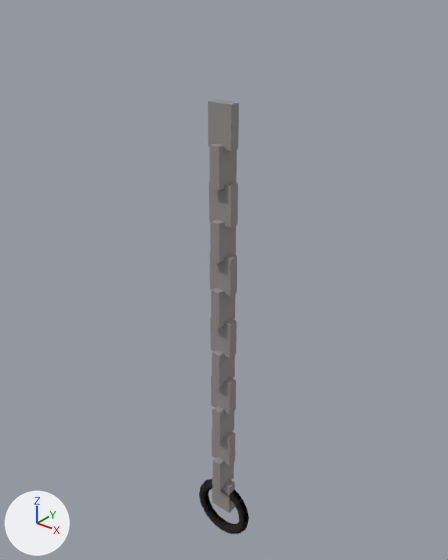
Before and after pictures for a commit that changed the glTF model assets/models/door_chain.gltf.
Rendered twice from a camera (50 mm lens) standing at (0.289, -0.375, 0.479) and looking at (-0.01, -0.001, 0.247). Arrows for +X, +Y and +Z are at lower left; the lights stay in place. The older version comes first. Vertices at exactly the same position are counted once.
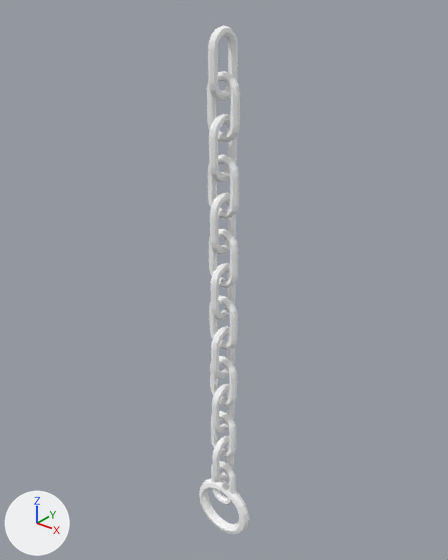
Changed parts and their boxes (x1, y1, x2, y2) in the pictures (448 x 560 px):
'Mesh_0', recoloured, reshaped (17% taller)
    before: (199, 100, 249, 534)
    after: (199, 25, 249, 534)
part 1 of me_mesh_0, rebuilt
    both: (199, 479, 249, 534)
part 2 of me_mesh_0, rebuilt
    before: (212, 477, 235, 513)
    after: (211, 461, 236, 505)
part 3 of me_mesh_0, rebuilt (8% wider, 24% taller)
    before: (211, 375, 236, 415)
    after: (210, 356, 237, 406)
part 4 of me_mesh_0, rebuilt (7% wider, 33% taller)
    before: (210, 252, 237, 296)
    after: (209, 229, 238, 288)
part 5 of me_mesh_0, rebuilt (6% wider, 38% taller)
    before: (208, 100, 239, 151)
    after: (207, 71, 240, 142)
part 6 of me_mesh_0, rebuilt
    before: (213, 457, 234, 490)
    after: (212, 436, 234, 482)
part 7 of me_mesh_0, rebuilt
    before: (212, 350, 235, 388)
    after: (211, 326, 235, 379)
part 8 of me_mesh_0, rebuilt
    before: (210, 219, 236, 263)
    after: (210, 193, 236, 254)
part 9 of me_mesh_0, rebuilt
    before: (212, 431, 235, 466)
    after: (211, 411, 236, 458)
part 10 of me_mesh_0, rebuilt
    before: (210, 317, 237, 358)
    after: (209, 295, 238, 350)
part 11 of me_mesh_0, rebuilt (7% wider, 38% taller)
    before: (209, 181, 238, 227)
    after: (208, 155, 239, 219)
part 12 of me_mesh_0, rebuilt
    before: (212, 406, 234, 441)
    after: (212, 384, 235, 433)
part 13 of me_mesh_0, rebuilt
    before: (211, 288, 235, 329)
    after: (211, 263, 236, 320)
part 14 of me_mesh_0, rebuilt
    before: (209, 144, 237, 190)
    after: (209, 114, 237, 182)
part 15 of me_mesh_0, added
    after: (208, 25, 238, 101)

The change, as a list of edits to the scene's bpy script:
```text
Change mat_material_0:
    mat_material_0.base_color: (0.3, 0.28, 0.27) -> (1.0, 1.0, 1.0)  # grey #95908e -> white #ffffff
Change me_mesh_0:
    used by ob_mesh_0; location = (0.0, 0.0, 0.0)
    remove me_mesh_0.from_pydata(...)  # 369 vertices, 668 faces; spans x -0.031..0.031, y -0.026..-0.004, z -0.027..0.399
    add me_mesh_0.from_pydata(...)  # 2100 vertices, 4200 faces; spans x -0.031..0.031, y -0.03..-0.001, z -0.027..0.451
    me_mesh_0 part 1: the loose piece of 265 vertices spanning x -0.031..0.031, y -0.02..-0.01, z -0.027..0.035 is rebuilt with 140 vertices and now spans x -0.031..0.031, y -0.02..-0.01, z -0.027..0.035
    me_mesh_0 part 2: the loose piece of 8 vertices spanning x -0.011..0.011, y -0.02..-0.011, z 0.006..0.039 is rebuilt with 140 vertices and now spans x -0.014..0.014, y -0.019..-0.012, z 0.01..0.06
    me_mesh_0 part 3: the loose piece of 8 vertices spanning x -0.011..0.011, y -0.02..-0.011, z 0.126..0.159 is rebuilt with 140 vertices and now spans x -0.014..0.014, y -0.019..-0.012, z 0.13..0.18
    me_mesh_0 part 4: the loose piece of 8 vertices spanning x -0.011..0.011, y -0.02..-0.011, z 0.246..0.279 is rebuilt with 140 vertices and now spans x -0.014..0.014, y -0.019..-0.012, z 0.25..0.3
    me_mesh_0 part 5: the loose piece of 8 vertices spanning x -0.011..0.011, y -0.02..-0.011, z 0.366..0.399 is rebuilt with 140 vertices and now spans x -0.014..0.014, y -0.019..-0.012, z 0.37..0.42
    me_mesh_0 part 6: the loose piece of 8 vertices spanning x -0.004..0.004, y -0.026..-0.004, z 0.036..0.069 is rebuilt with 140 vertices and now spans x -0.003..0.003, y -0.03..-0.001, z 0.04..0.09
    me_mesh_0 part 7: the loose piece of 8 vertices spanning x -0.004..0.004, y -0.026..-0.004, z 0.156..0.189 is rebuilt with 140 vertices and now spans x -0.003..0.003, y -0.03..-0.001, z 0.16..0.211
    me_mesh_0 part 8: the loose piece of 8 vertices spanning x -0.004..0.004, y -0.026..-0.004, z 0.276..0.309 is rebuilt with 140 vertices and now spans x -0.003..0.003, y -0.03..-0.001, z 0.28..0.331
    me_mesh_0 part 9: the loose piece of 8 vertices spanning x -0.011..0.011, y -0.02..-0.011, z 0.066..0.099 is rebuilt with 140 vertices and now spans x -0.014..0.014, y -0.019..-0.012, z 0.07..0.12
    me_mesh_0 part 10: the loose piece of 8 vertices spanning x -0.011..0.011, y -0.02..-0.011, z 0.186..0.219 is rebuilt with 140 vertices and now spans x -0.014..0.014, y -0.019..-0.012, z 0.19..0.24
    me_mesh_0 part 11: the loose piece of 8 vertices spanning x -0.011..0.011, y -0.02..-0.011, z 0.306..0.339 is rebuilt with 140 vertices and now spans x -0.014..0.014, y -0.019..-0.012, z 0.31..0.36
    me_mesh_0 part 12: the loose piece of 8 vertices spanning x -0.004..0.004, y -0.026..-0.004, z 0.096..0.129 is rebuilt with 140 vertices and now spans x -0.003..0.003, y -0.03..-0.001, z 0.1..0.15
    me_mesh_0 part 13: the loose piece of 8 vertices spanning x -0.004..0.004, y -0.026..-0.004, z 0.216..0.249 is rebuilt with 140 vertices and now spans x -0.003..0.003, y -0.03..-0.001, z 0.22..0.271
    me_mesh_0 part 14: the loose piece of 8 vertices spanning x -0.004..0.004, y -0.026..-0.004, z 0.336..0.369 is rebuilt with 140 vertices and now spans x -0.003..0.003, y -0.03..-0.001, z 0.34..0.391
    me_mesh_0 part 15: a new loose piece of 140 vertices spanning x -0.003..0.003, y -0.03..-0.001, z 0.4..0.451, in mat_material_0 (white #ffffff)
```
